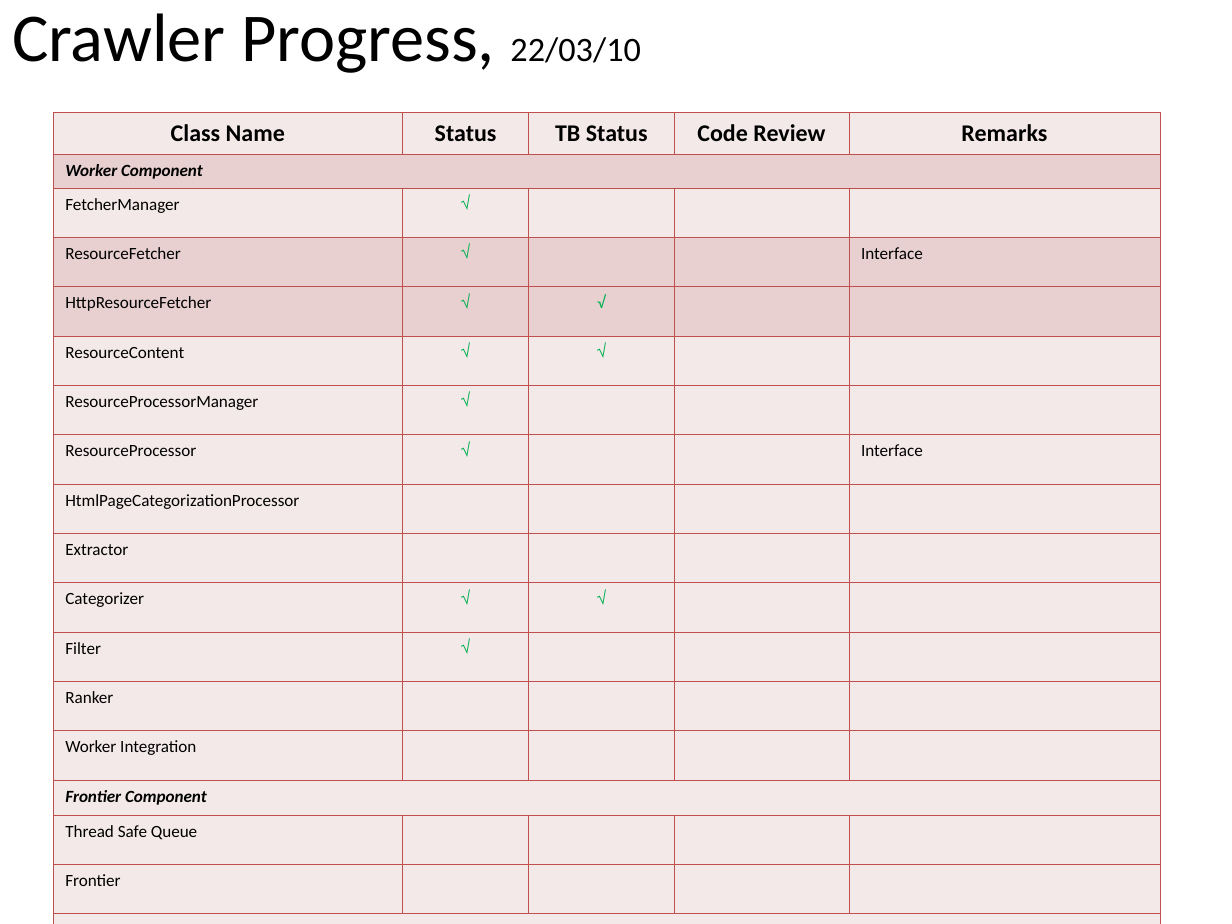
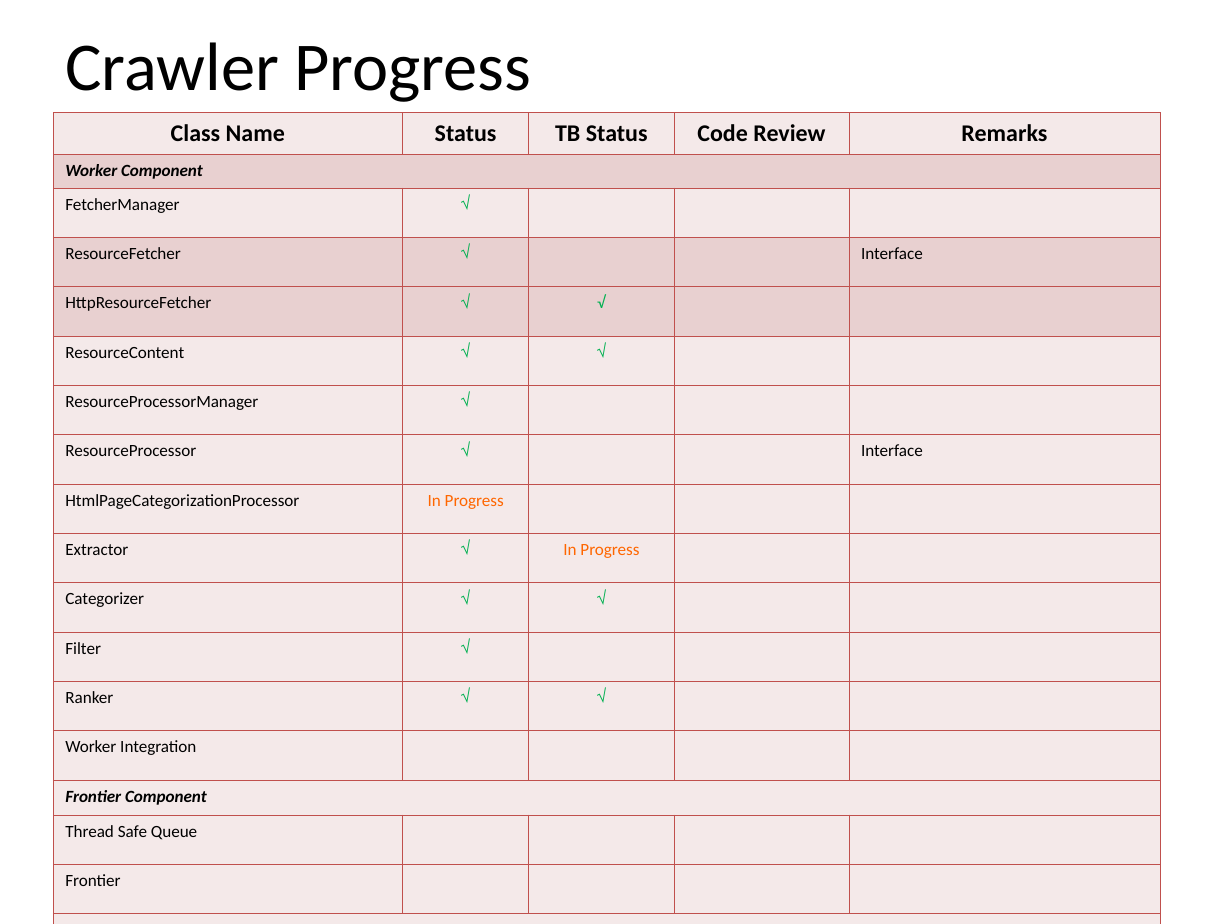
Before and after one commit to tru3d3v/iwebcrawler, a slide deck: slide 1 of Docs/Progress.ppt. Drawn at 1232x924 pixels with LibreOffice and Linux fonts; fonts in the diff are those of the drawing. Boxes give left, top, right and bottom in pixels: in the first picture for what was removed or moved away, otherwise in the second. Text is boxed around its words. In the diff, an @@ line names an element or a change of style, - is before the commit and + after.

```diff
--- a/Docs/Progress.ppt
+++ b/Docs/Progress.ppt
@@ text at <box>65,42,531,102</box>: text changed @@
-Crawler Progress, 22/03/10
+Crawler Progress
@@ table at <box>53,112,1161,890</box> @@
-row 9, column 2: 
+row 9, column 2: In Progress
-row 10, column 2: 
+row 10, column 2: √
-row 10, column 3: 
+row 10, column 3: In Progress
-row 13, column 2: 
+row 13, column 2: √
-row 13, column 3: 
+row 13, column 3: √
```
Also in this commit, not shown: 1 other slide changed, 1 slide added.
